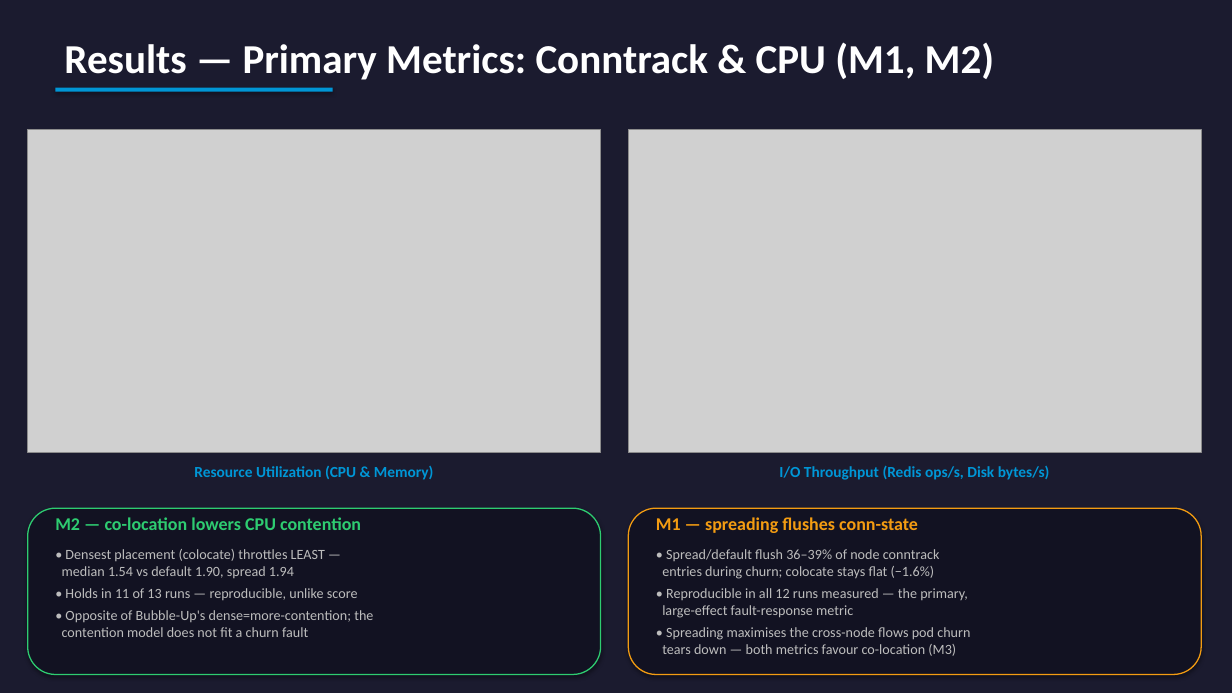
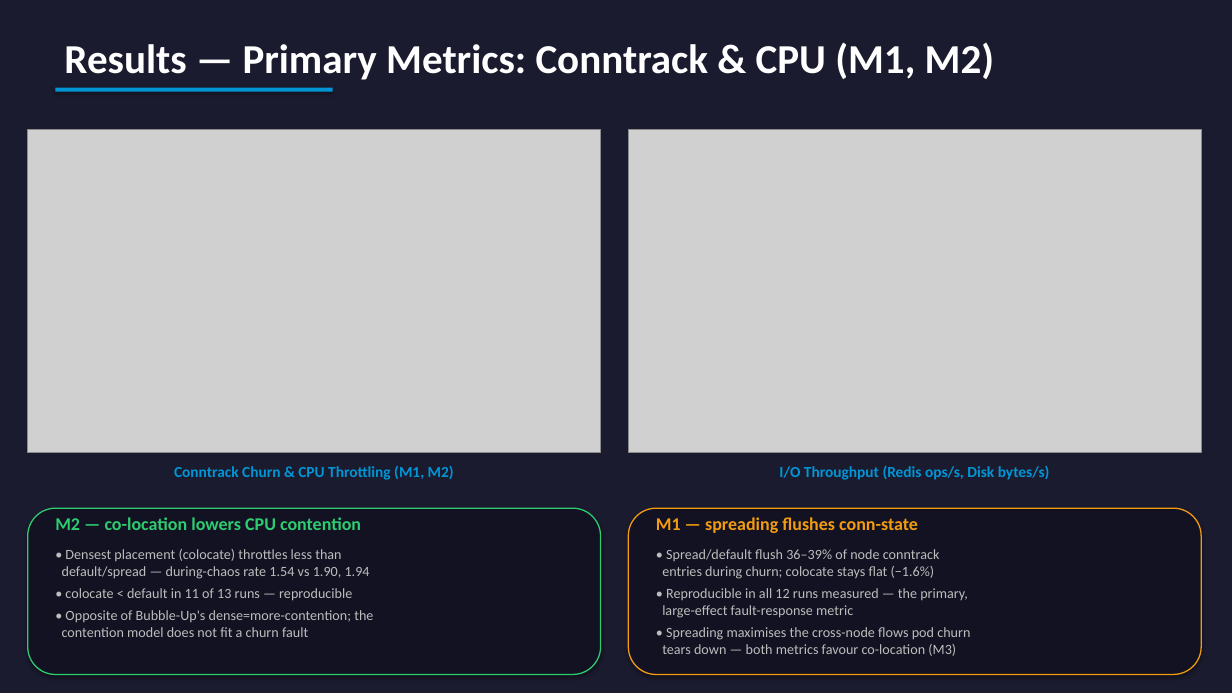
Before and after one commit to yhu02/uva-msc-thesis, a slide deck: slide 11 of ChaosProbe_Presentation.pptx. Drawn at 1232x693 pixels with LibreOffice and Linux fonts; fonts in the diff are those of the drawing; grey boxes stand for pictures. Boxes give left, top, right and bottom in pixels: in the first picture for what was removed or moved away, otherwise in the second. Text is boxed around its words. In the diff, an @@ line names an element or a change of style, - is before the commit and + after.

Commit message:
docs(presentation): correct claims, fix chart legibility, align references
Findings from reviewing the deck against the data and code:

Claims:
- S1: cpu-hog contention does NOT score "100, sigma 0 across all strategies"
  (one clean run, one with widespread 0/33/67 failures, n=2) -> reframed as
  "mechanism signal is churn-specific" + future work = more cpu-hog runs.
- S2: the recovery d2s/s2r split is run-dependent (scheduling term dominates
  ~70-78% in the latest run), not a stable 84-96% app-startup -> reworded.
- M2: it is the absolute during-chaos throttle rate (1.54/1.90/1.94), not a
  "ratio"; "throttles least" scoped to {colocate, default, spread}.
- Defined the "13 runs" inclusion rule; slide-15 "3/3 refuted" -> "at the
  mechanism layer" to match slide 9.

Accuracy:
- Slide 5 placement mechanism: nodeSelector (matches mutator.py + slide 7),
  not podAffinity / topologySpreadConstraints.
- Slide 6 service graph now shows all 11 services (added recommendation, ad).
- references.md: added Netflix Chaos Monkey (cited on slide 4); H1/H2/H3 ->
  L1/L2/L3 to match the deck.

Charts / legibility:
- Slide 9 now shows the cross-run score distribution (M4) and slide 11 the
  conntrack/throttle distributions (M1/M2), replacing single-run snapshots
  that implied a stable ranking the thesis argues against.
- Slide 7 component boxes enlarged so multi-line descriptions stop overflowing.

```diff
--- a/ChaosProbe_Presentation.pptx
+++ b/ChaosProbe_Presentation.pptx
@@ text at [174, 466, 454, 480]: text changed @@
-Resource Utilization (CPU & Memory)
+Conntrack Churn & CPU Throttling (M1, M2)
@@ text at [62, 549, 370, 601]: text changed @@
-• Densest placement (colocate) throttles LEAST —
-median 1.54 vs default 1.90, spread 1.94
-• Holds in 11 of 13 runs — reproducible, unlike score
+• Densest placement (colocate) throttles less than
+default/spread — during-chaos rate 1.54 vs 1.90, 1.94
+• colocate < default in 11 of 13 runs — reproducible
```
Also in this commit, not shown: 9 other slides changed, 3 other files.
